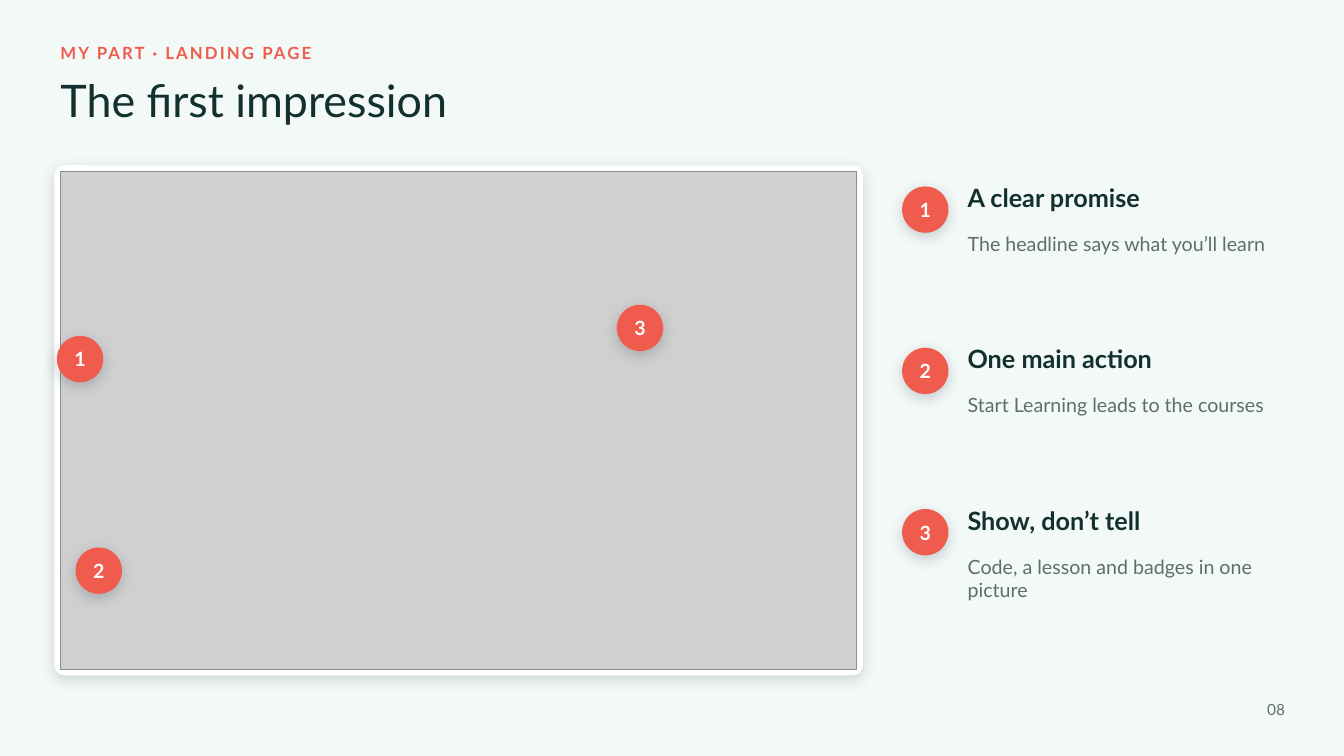
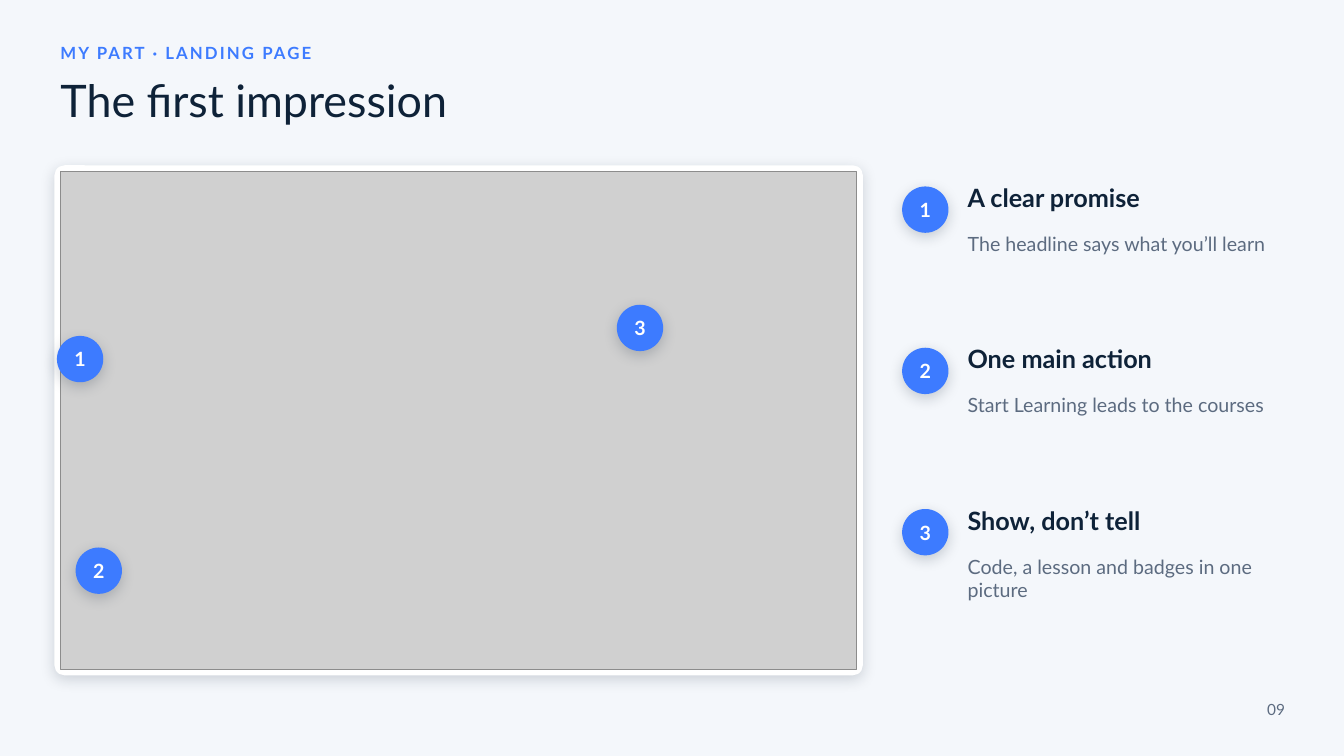
Before and after one commit to Saif-eldin-Ahmed-Helmy/Interactive-Learning-Platform, a slide deck: slide 9 of output/discussion/Maaly-DEPI-Discussion.pptx (slide 8 before the commit). Drawn at 1344x756 pixels with LibreOffice and Linux fonts; fonts in the diff are those of the drawing; grey boxes stand for pictures. Boxes give left, top, right and bottom in pixels: in the first picture for what was removed or moved away, otherwise in the second. Text is boxed around its words. In the diff, an @@ line names an element or a change of style, - is before the commit and + after.

```diff
--- a/output/discussion/Maaly-DEPI-Discussion.pptx
+++ b/output/discussion/Maaly-DEPI-Discussion.pptx
@@ background #F3F9F7 to #F4F7FB @@
@@ text "MY PART · LANDING PAGE" at <box>60,42,968,73</box>: text colour #EF5B4C to #3D7BFF @@
@@ fill #EF5B4C to #3D7BFF in 6 elements at <box>57,336,104,382</box>, <box>902,187,949,233</box>, <box>76,547,122,594</box>, <box>902,348,949,394</box>, <box>617,304,663,351</box>, <box>902,509,949,556</box> @@
@@ text colour #5A6F6C to #5C6B80 in 3 elements at <box>968,236,1265,255</box>, <box>968,397,1264,416</box>, <box>968,559,1251,601</box> @@
@@ text at <box>1267,704,1285,715</box>: text changed; text colour #5A6F6C to #5C6B80 @@
-08
+09
```
Also in this commit, not shown: 8 other slides changed, 4 slides added, 3 slides removed, 10 other files.
